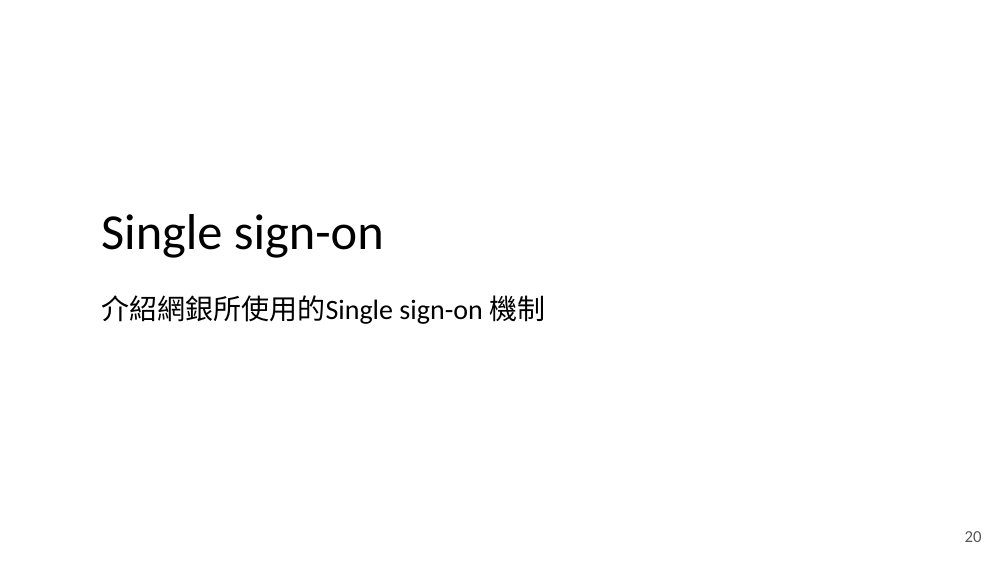
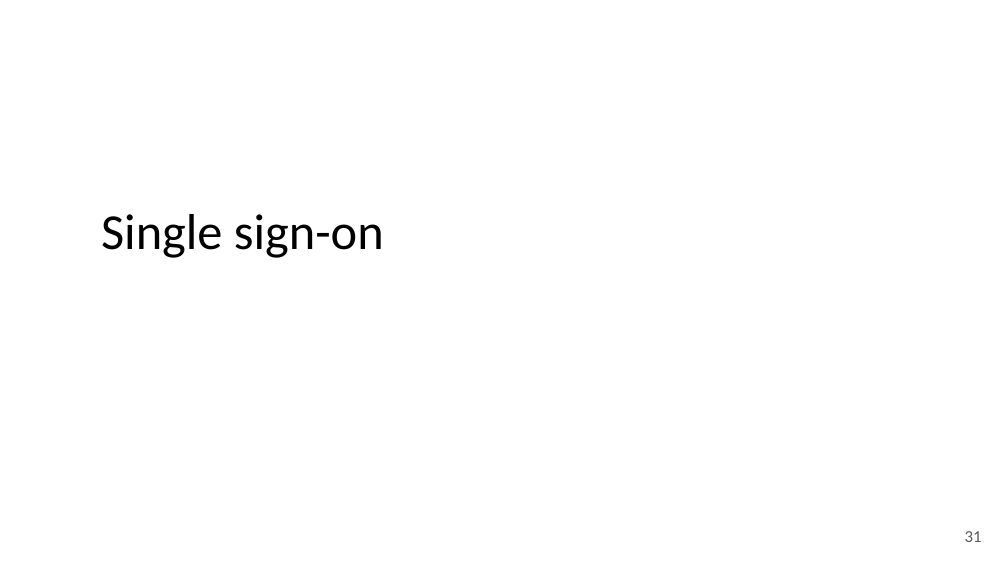
Before and after one commit to YuHaoLiaoTony/MyImage, a slide deck: slide 31 of Tony新人報告.pptx (slide 20 before the commit). Drawn at 1008x567 pixels with LibreOffice and Linux fonts; fonts in the diff are those of the drawing; background and template pictures are left out. Boxes give left, top, right and bottom in pixels: in the first picture for what was removed or moved away, otherwise in the second. Text is boxed around its words. In the diff, an @@ line names an element or a change of style, - is before the commit and + after.

```diff
--- a/Tony新人報告.pptx
+++ b/Tony新人報告.pptx
@@ text removed at (101,295,545,324) @@
-介紹網銀所使用的Single sign-on 機制
@@ page number at (965,531,982,542): text changed @@
-20
+31
```
Also in this commit, not shown: 12 other slides changed, 18 slides added, 5 slides removed, 22 other files.
